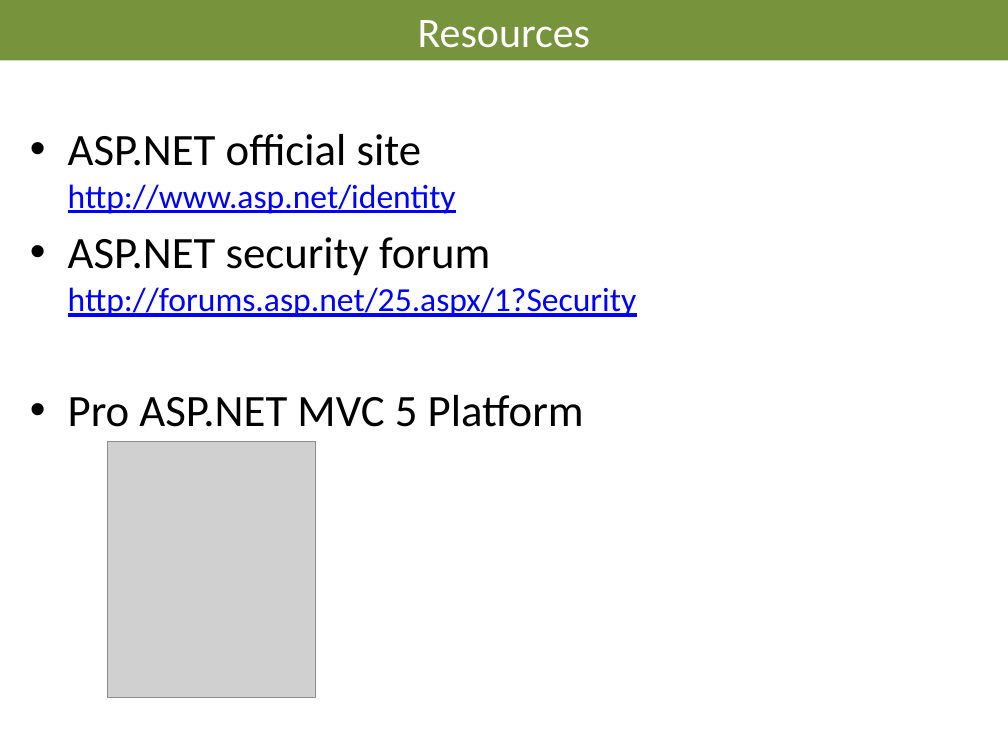
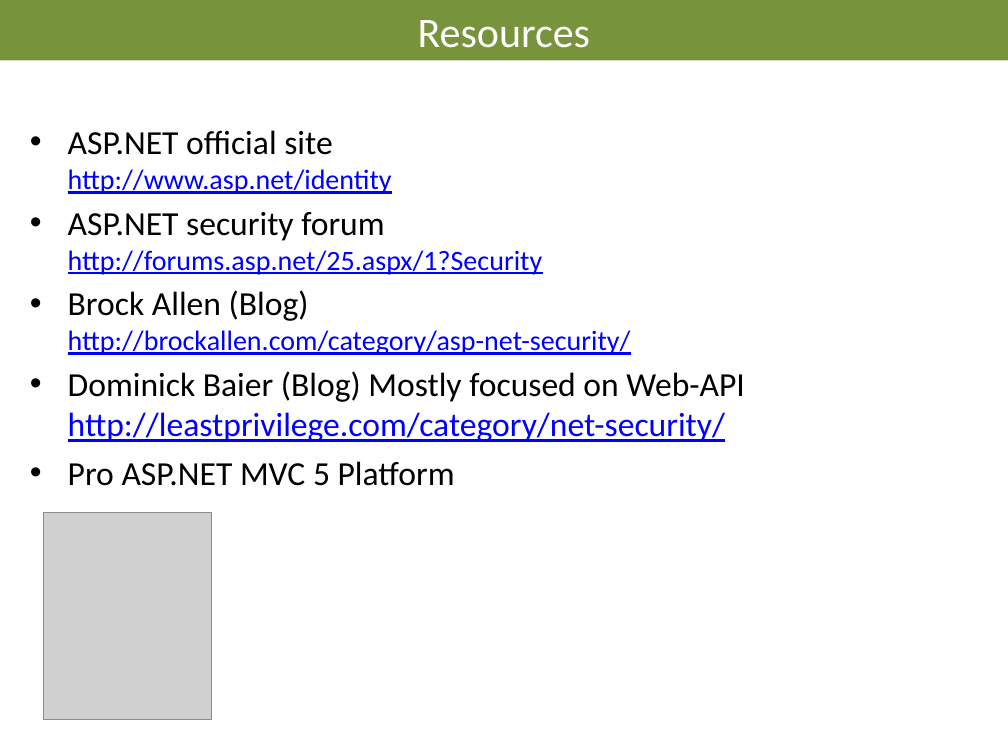
Before and after one commit to AndreasElffors/IdentityTemplate, a slide deck: slide 19 of Documents/Identity-Introduction.pptx (slide 20 before the commit). Drawn at 1008x756 pixels with LibreOffice and Linux fonts; fonts in the diff are those of the drawing; grey boxes stand for pictures; background and template pictures are left out. Boxes give left, top, right and bottom in pixels: in the first picture for what was removed or moved away, otherwise in the second. Text is boxed around its words. In the diff, an @@ line names an element or a change of style, - is before the commit and + after.

```diff
--- a/Documents/Identity-Introduction.pptx
+++ b/Documents/Identity-Introduction.pptx
@@ text at (x1=68, y1=130, x2=543, y2=486): size 32 to 24 pt in "ASP.NET official site", "ASP.NET security forum", "Pro ASP.NET MVC 5 Platform"; size 24 to 20 pt in "http://www.asp.net/identity", "http://forums.asp.net/25.aspx/1?Security"; less space between paragraphs @@
@@ text at (x1=68, y1=290, x2=745, y2=442): paragraphs added @@
+• Brock Allen (Blog)
+  http://brockallen.com/category/asp-net-security/
+• Dominick Baier (Blog) Mostly focused on Web-API
+  http://leastprivilege.com/category/net-security/
@@ picture resized from (x1=107, y1=442, x2=314, y2=698) to (x1=43, y1=513, x2=211, y2=720) @@
```
Also in this commit, not shown: 10 other slides changed, 1 slide removed, 1 other file.
